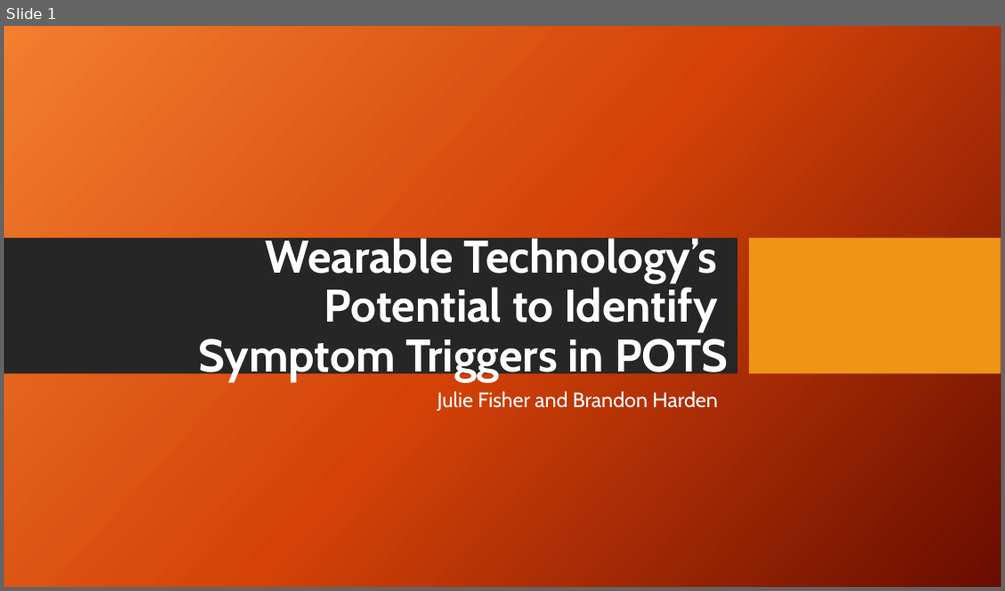
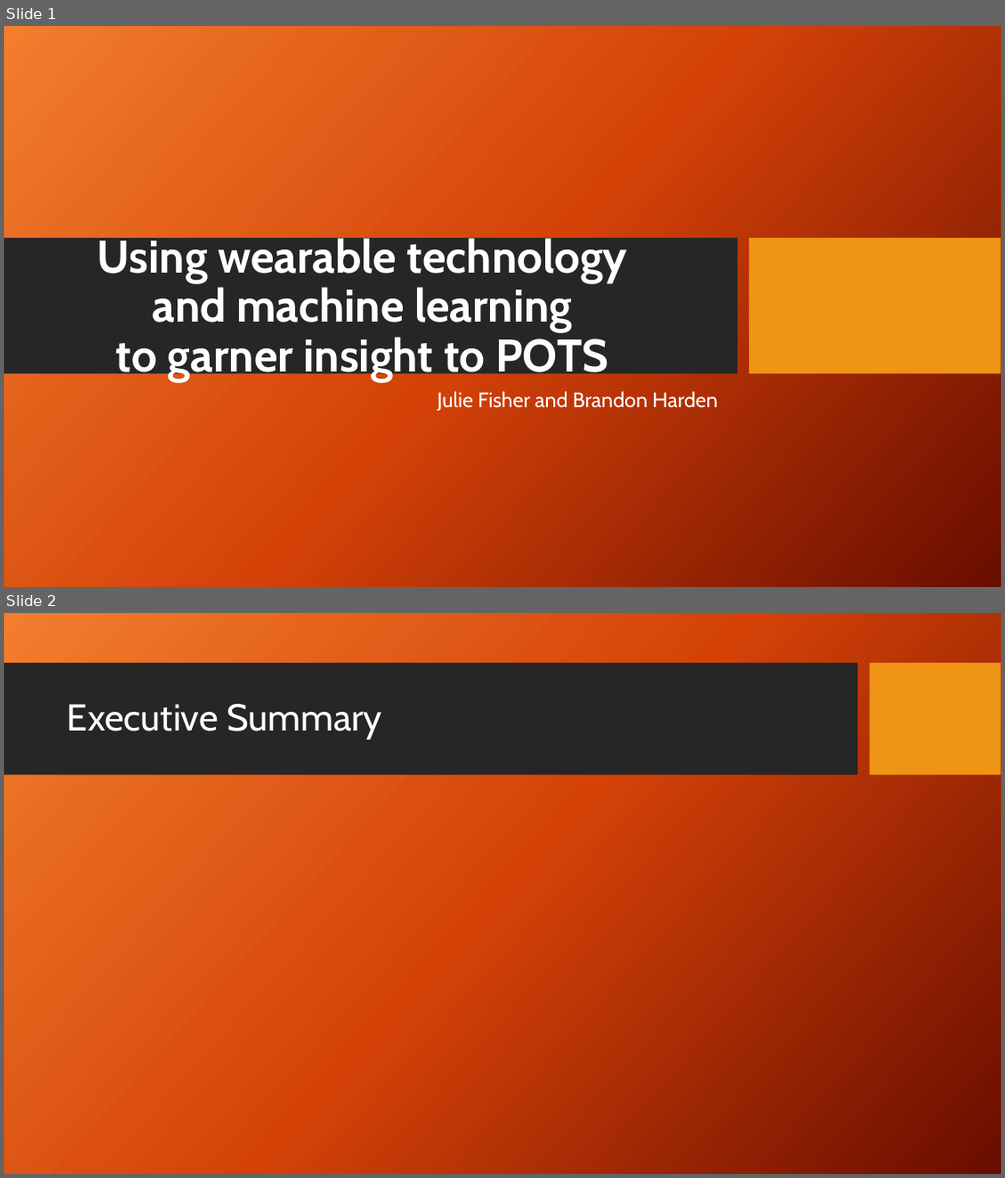
Before and after one commit to julielinx/Practicum1, a slide deck: Practicum 1 presentation.pptx. Shown one above the other, each under a label of ours: slide 1 before the commit, slides 1 and 2 after it. The pictures are 1005x591 and 1005x1178 pixels, drawn with LibreOffice and Linux fonts; fonts in the diff are those of the drawing; background and template pictures are left out. Boxes give left, top, right and bottom in pixels: in the first picture for what was removed or moved away, otherwise in the second. Text is boxed around its words. In the diff, an @@ line names an element or a change of style, - is before the commit and + after.

```diff
--- a/Practicum 1 presentation.pptx
+++ b/Practicum 1 presentation.pptx
@@ slide 2 added at [4,613,1001,1174], background picture (left out) @@
@@ rectangle added at [4,663,858,775], fill #262626 @@
@@ rectangle added at [870,663,1001,775], fill #F09415 @@
@@ title added at [67,704,382,739], 36 pt, text #FFFFFF @@
+Executive Summary
@@ slide 1 changed as well @@
@@ title at [97,234,628,381]: text changed @@
-Wearable Technology’s
-Potential to Identify
-Symptom Triggers in POTS
+Using wearable technology
+and machine learning
+to garner insight to POTS
```
Also in this commit, not shown: 5 other slides changed, 7 other slides added, 1 other file.
